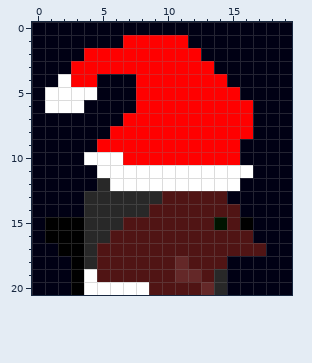
Edited in one commit: pixel-art sprite (src/test/resources/images/christmas-scenes/09_santa/frame_004.png). Above is the file before it was changed.
The file is 20x21 pixels.
And afterwards:
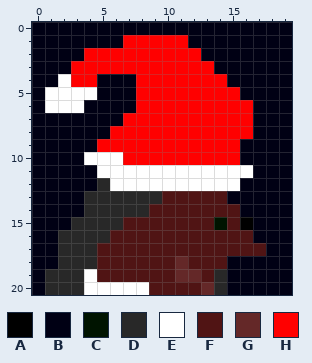
Palette (. is transparent): A #000000  B #000014  C #001400  D #282828  E #ffffff  F #501414  G #642828  H #ff0000
Changes in this commit:
@@ x 0..5 @@
 14 BBBBDD
-15 BAAADD
-16 BAAADD
-17 BBAADF
-18 BBBADF
-19 BBBAEF
-20 BBBAEE
+15 BBBDDD
+16 BBDDDD
+17 BBDDDF
+18 BBDDDF
+19 BDDDEF
+20 BDDDEE
